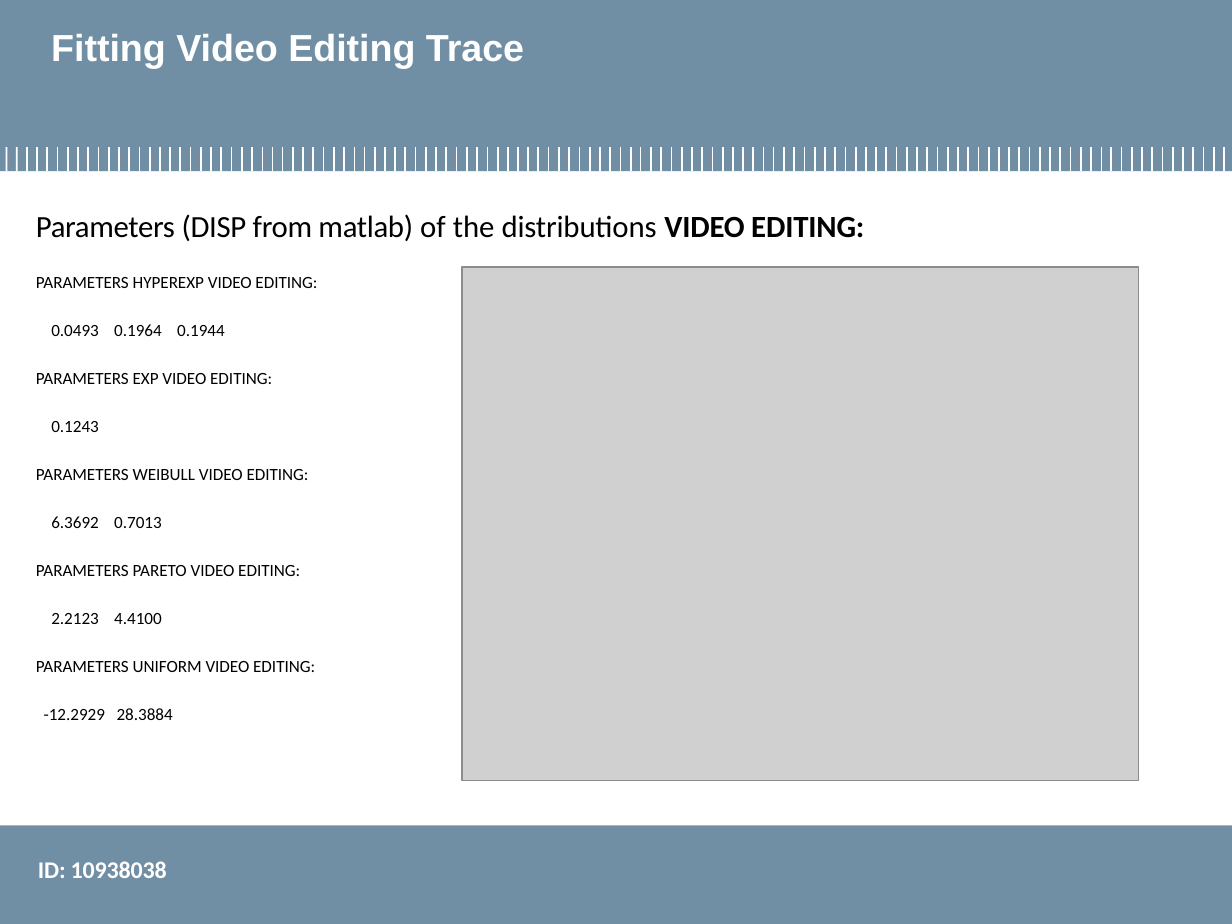
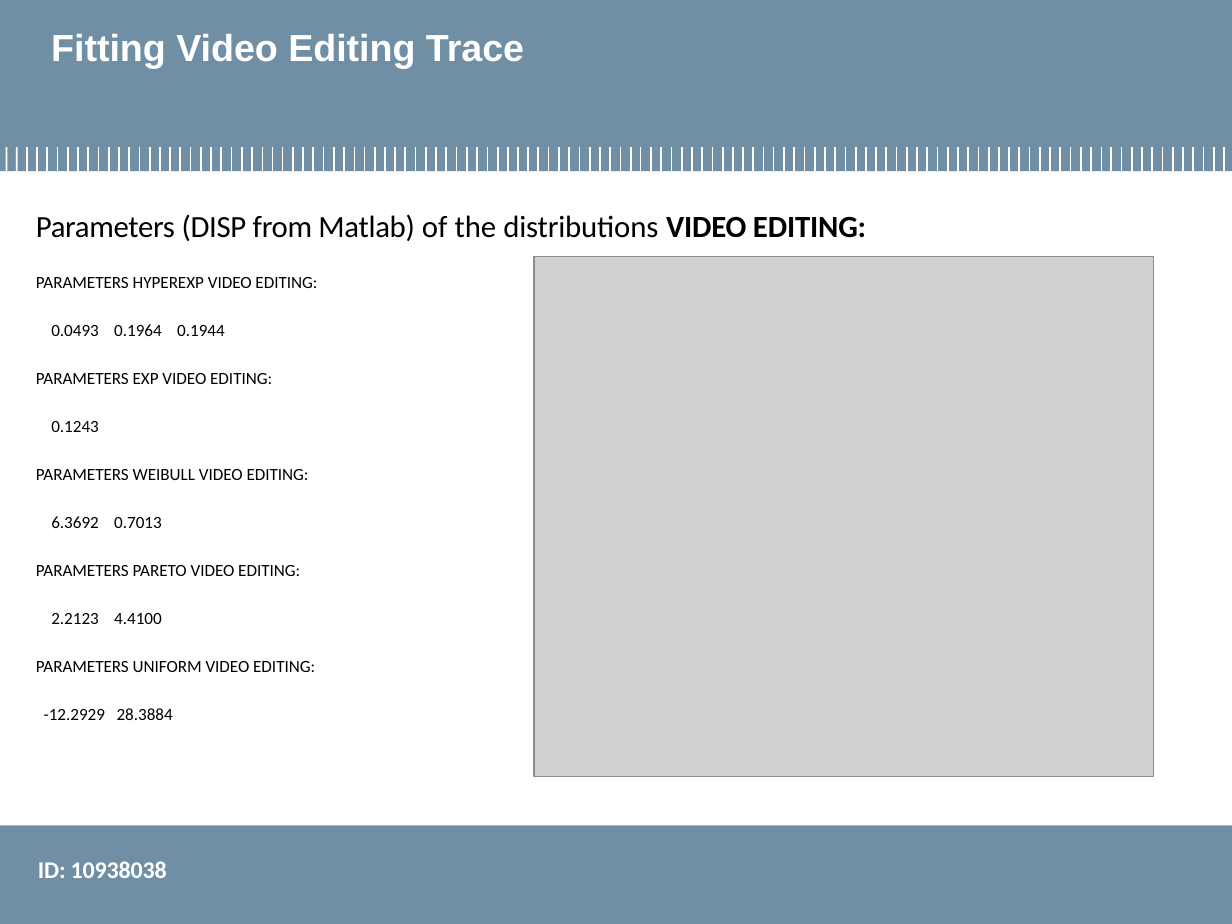
Before and after one commit to smn07/performance_evaluation_application, a slide deck: slide 5 of Final_Project/finalProject_10938038.pptx. Drawn at 1232x924 pixels with LibreOffice and Linux fonts; fonts in the diff are those of the drawing; grey boxes stand for pictures; background and template pictures are left out. Boxes give left, top, right and bottom in pixels: in the first picture for what was removed or moved away, otherwise in the second. Text is boxed around its words. In the diff, an @@ line names an element or a change of style, - is before the commit and + after.

```diff
--- a/Final_Project/finalProject_10938038.pptx
+++ b/Final_Project/finalProject_10938038.pptx
@@ text at (36, 214, 866, 241): text changed @@
-Parameters (DISP from matlab) of the distributions VIDEO EDITING:
+Parameters (DISP from Matlab) of the distributions VIDEO EDITING:
@@ picture: place and size @@
-picture at (462, 267, 1138, 781)
+picture at (533, 256, 1153, 776)
```
Also in this commit, not shown: 6 other slides changed, 1 other file.
